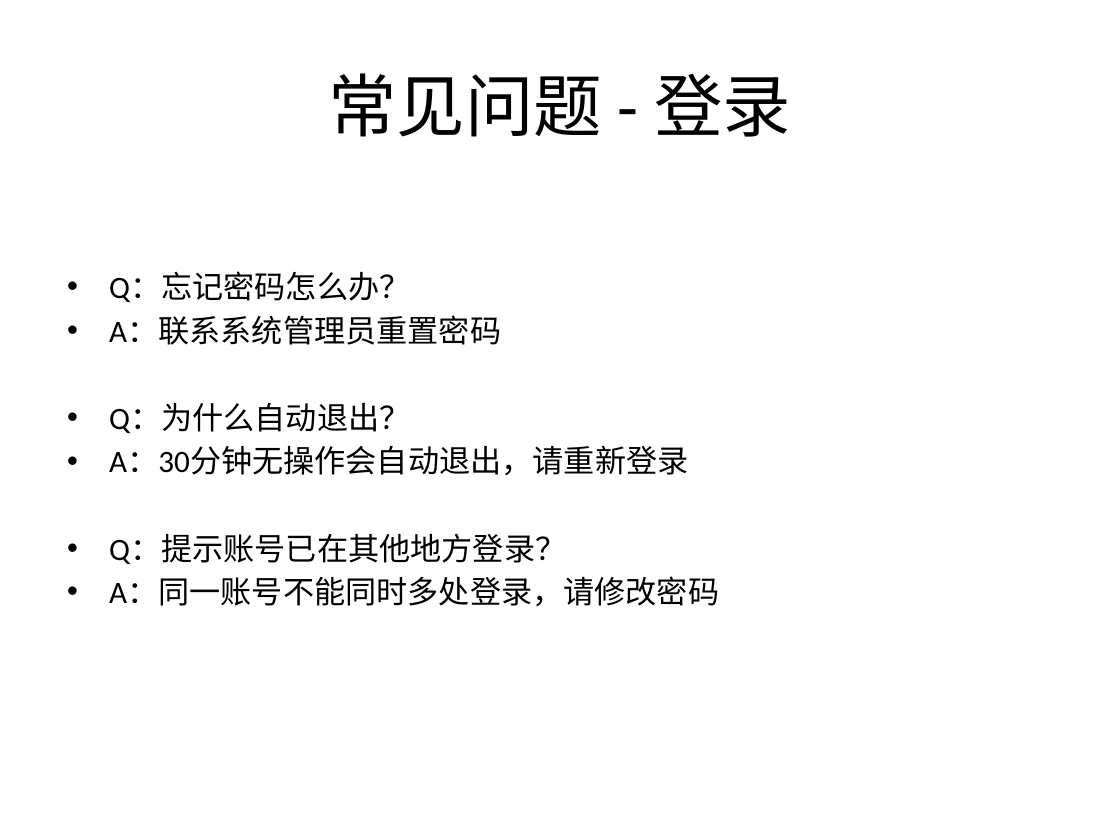
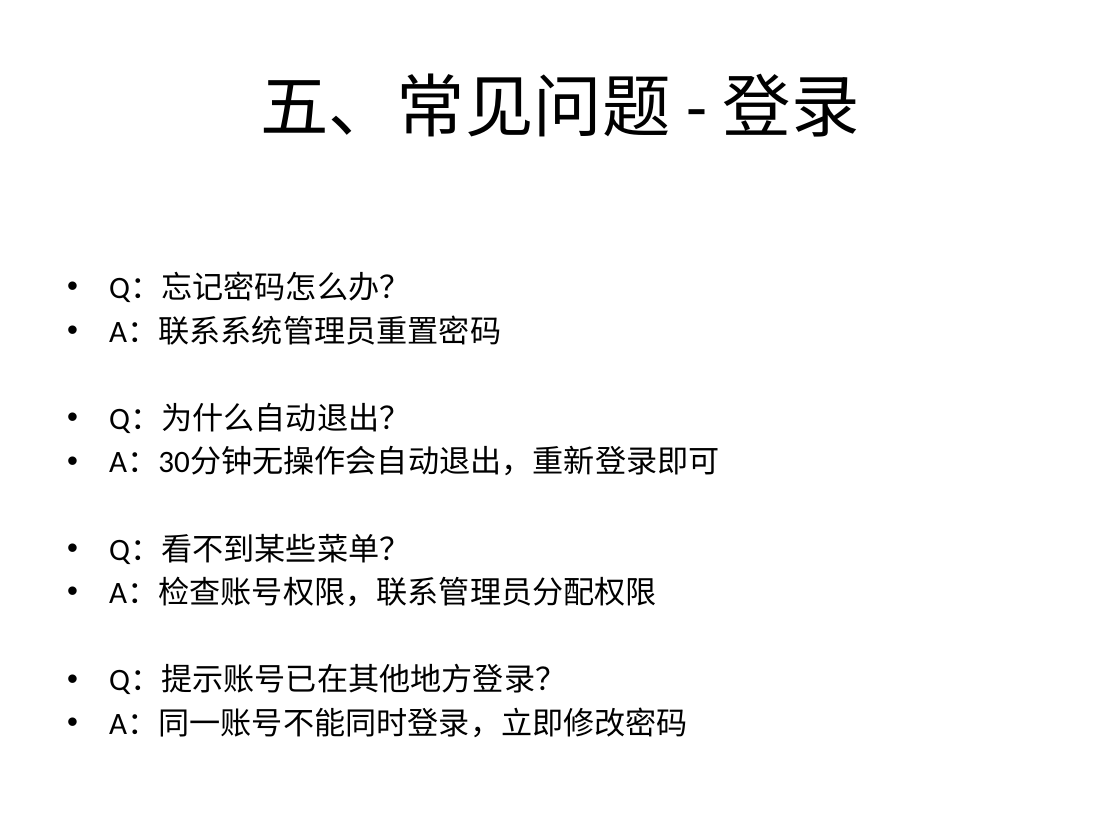
Before and after one commit to ctrlaomao/bjstarfish, a slide deck: slide 14 of 非雪季系统培训PPT.pptx (slide 29 before the commit). Drawn at 1120x840 pixels with LibreOffice and Linux fonts; fonts in the diff are those of the drawing. Boxes give left, top, right and bottom in pixels: in the first picture for what was removed or moved away, otherwise in the second. Text is boxed around its words. In the diff, an @@ line names an element or a change of style, - is before the commit and + after.

```diff
--- a/非雪季系统培训PPT.pptx
+++ b/非雪季系统培训PPT.pptx
@@ title at <box>260,73,860,137</box>: text changed @@
-常见问题 - 登录
+五、常见问题 - 登录
@@ text at <box>109,446,720,606</box>: text changed @@
-• A：30分钟无操作会自动退出，请重新登录
+• A：30分钟无操作会自动退出，重新登录即可
+• Q：看不到某些菜单？
+• A：检查账号权限，联系管理员分配权限
@@ text at <box>109,708,688,737</box>: text changed @@
-• A：同一账号不能同时多处登录，请修改密码
+• A：同一账号不能同时登录，立即修改密码
```
Also in this commit, not shown: 13 other slides changed, 4 slides added, 17 slides removed, 23 other files.
